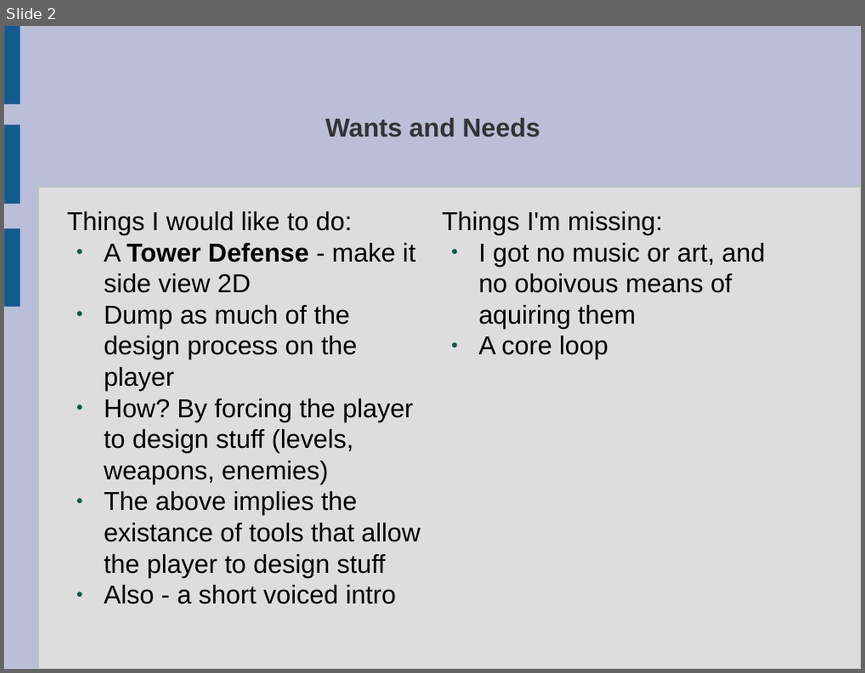
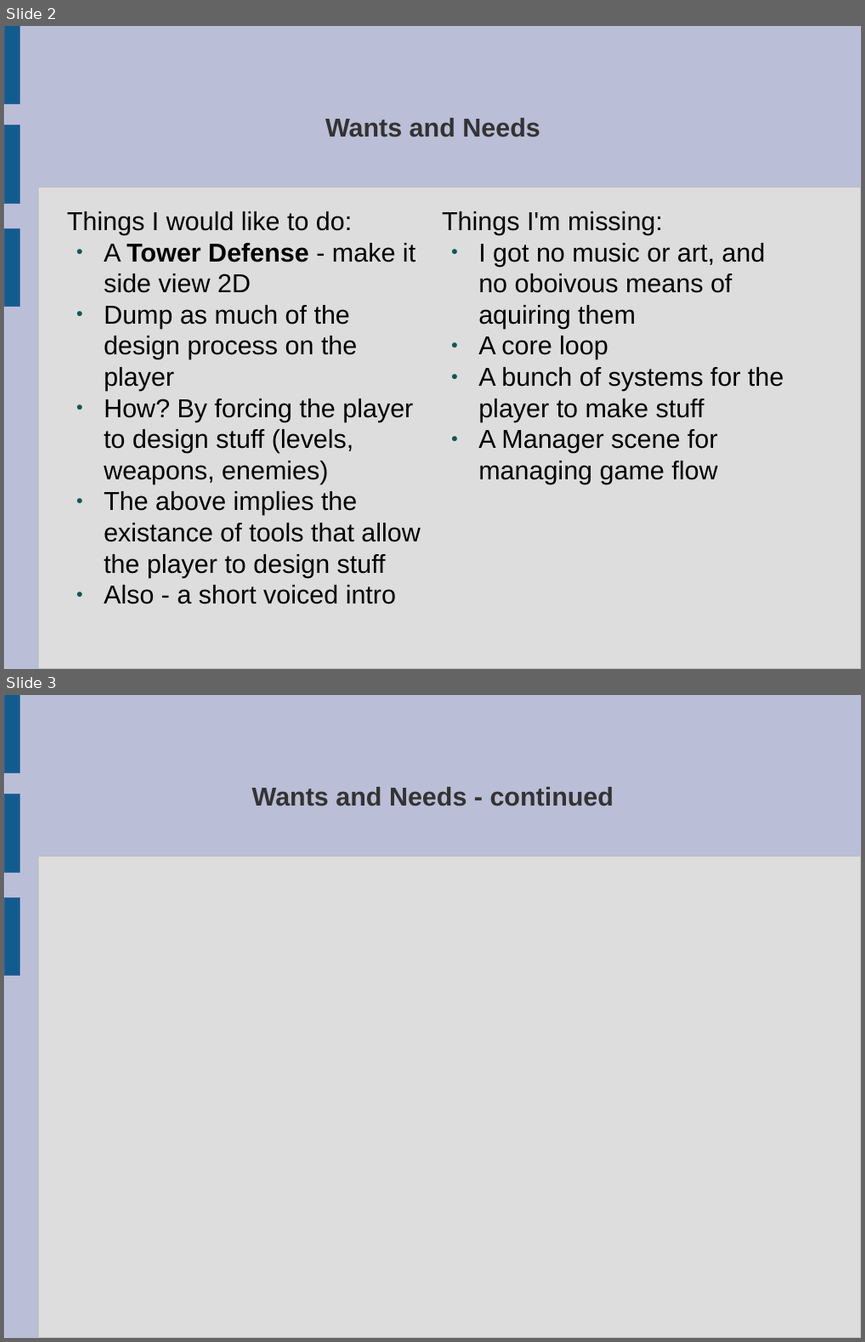
Before and after one commit to ktosox/GWJ68, a slide deck: GDD.odp. Shown one above the other, each under a label of ours: slide 2 before the commit, slides 2 and 3 after it. The pictures are 865x673 and 865x1342 pixels, drawn with LibreOffice and Linux fonts; fonts in the diff are those of the drawing. Boxes give left, top, right and bottom in pixels: in the first picture for what was removed or moved away, otherwise in the second. Text is boxed around its words. In the diff, an @@ line names an element or a change of style, - is before the commit and + after.

```diff
--- a/GDD.odp
+++ b/GDD.odp
@@ slide 3 added at box(4, 695, 861, 1338), background #BABED6; not listed: 4 template elements that a slide beside it also shows @@
@@ title added at box(252, 787, 614, 806), 24 pt, text #333333, bold @@
+Wants and Needs - continued
@@ slide 2 changed as well @@
@@ text at box(478, 367, 783, 484): paragraphs added @@
+● A bunch of systems for the player to make stuff
+● A Manager scene for managing game flow
```
Also in this commit, not shown: 1 other slide changed, 3 other slides added, 1 slide removed, 20 other files.
